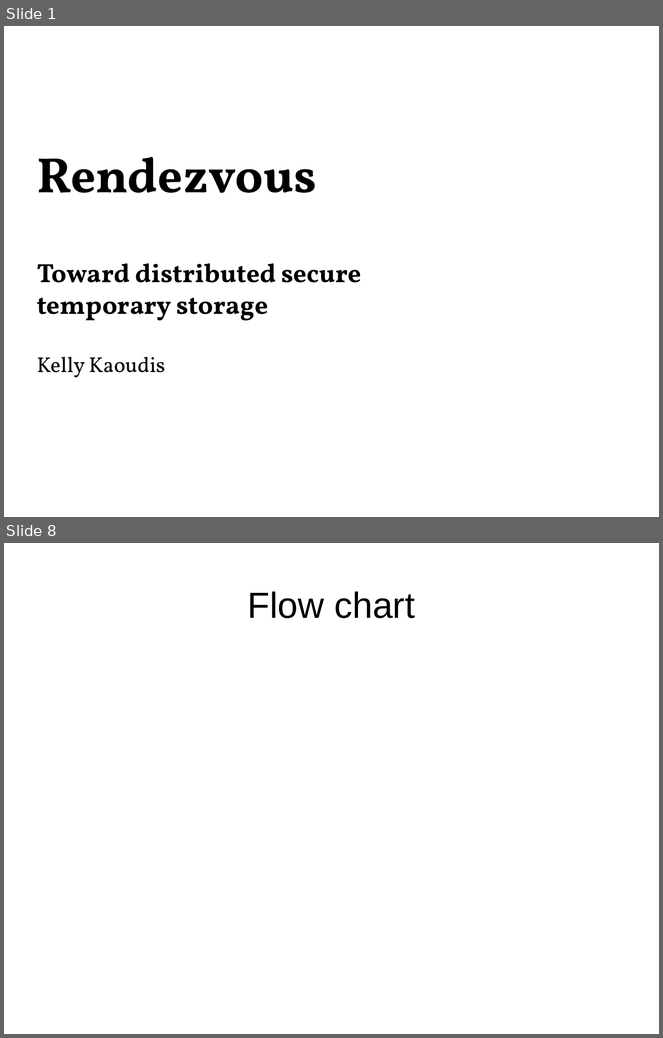
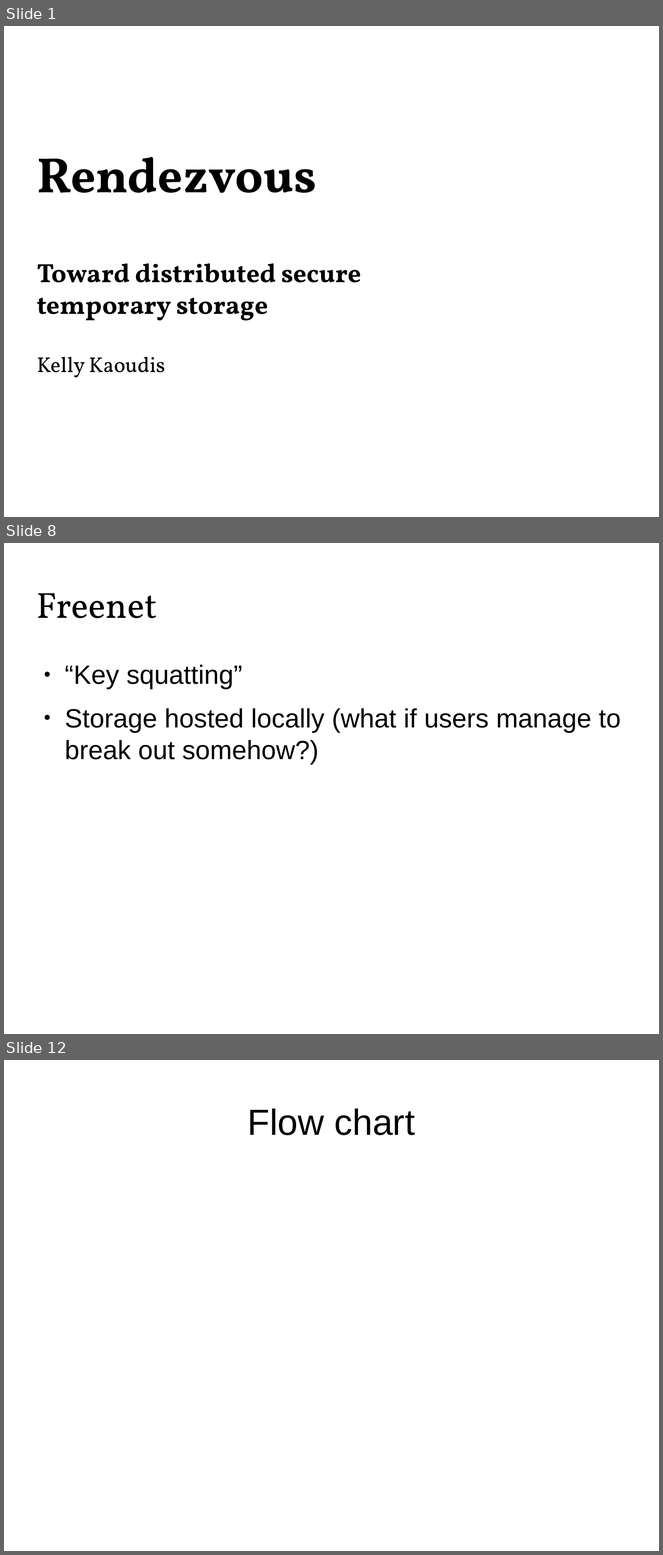
Before and after one commit to Zandrr/phonebook.js, a slide deck: documentation/ecen5013_presentation.odp. Shown one above the other, each under a label of ours: slides 1 and 8 before the commit, slides 1, 8 and 12 after it; the slides between them are not shown. The pictures are 663x1038 and 663x1555 pixels, drawn with LibreOffice and Linux fonts; fonts in the diff are those of the drawing. Boxes give left, top, right and bottom in pixels: in the first picture for what was removed or moved away, otherwise in the second. Text is boxed around its words. In the diff, an @@ line names an element or a change of style, - is before the commit and + after.

```diff
--- a/documentation/ecen5013_presentation.odp
+++ b/documentation/ecen5013_presentation.odp
@@ slide 8 added at <box>4,543,659,1034</box>, background #FFFFFF @@
@@ title added at <box>37,593,157,618</box>, 44 pt, text #000000 @@
+Freenet
@@ text added at <box>65,665,621,765</box>, 32 pt, text #000000 @@
+● “Key squatting”
+● Storage hosted locally (what if users manage to break out somehow?)
@@ what was slide 8 is now slide 12 @@
```
Also in this commit, not shown: 1 slide changed, 11 other slides added, 10 slides removed, 2 other files.
